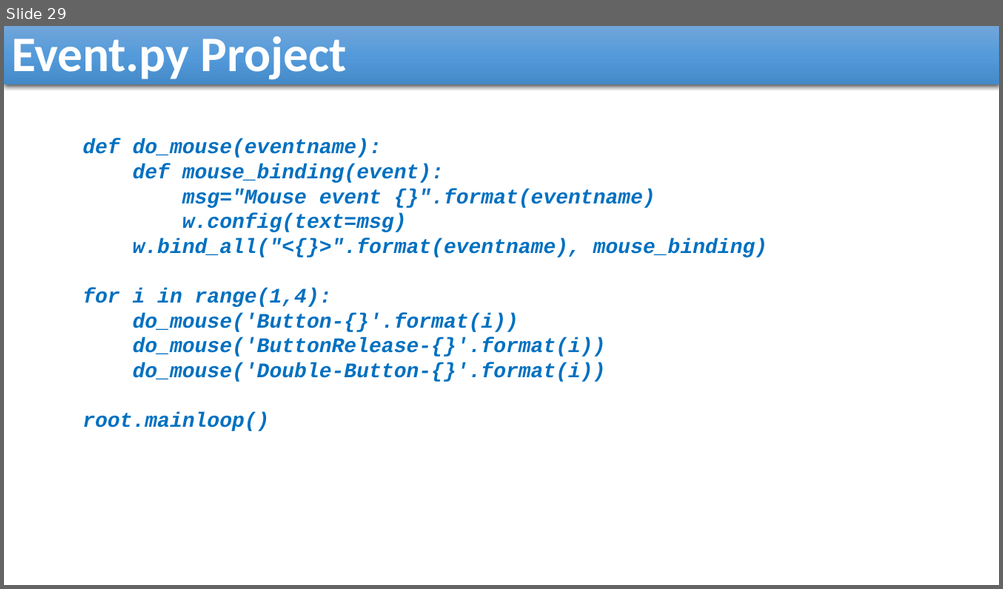
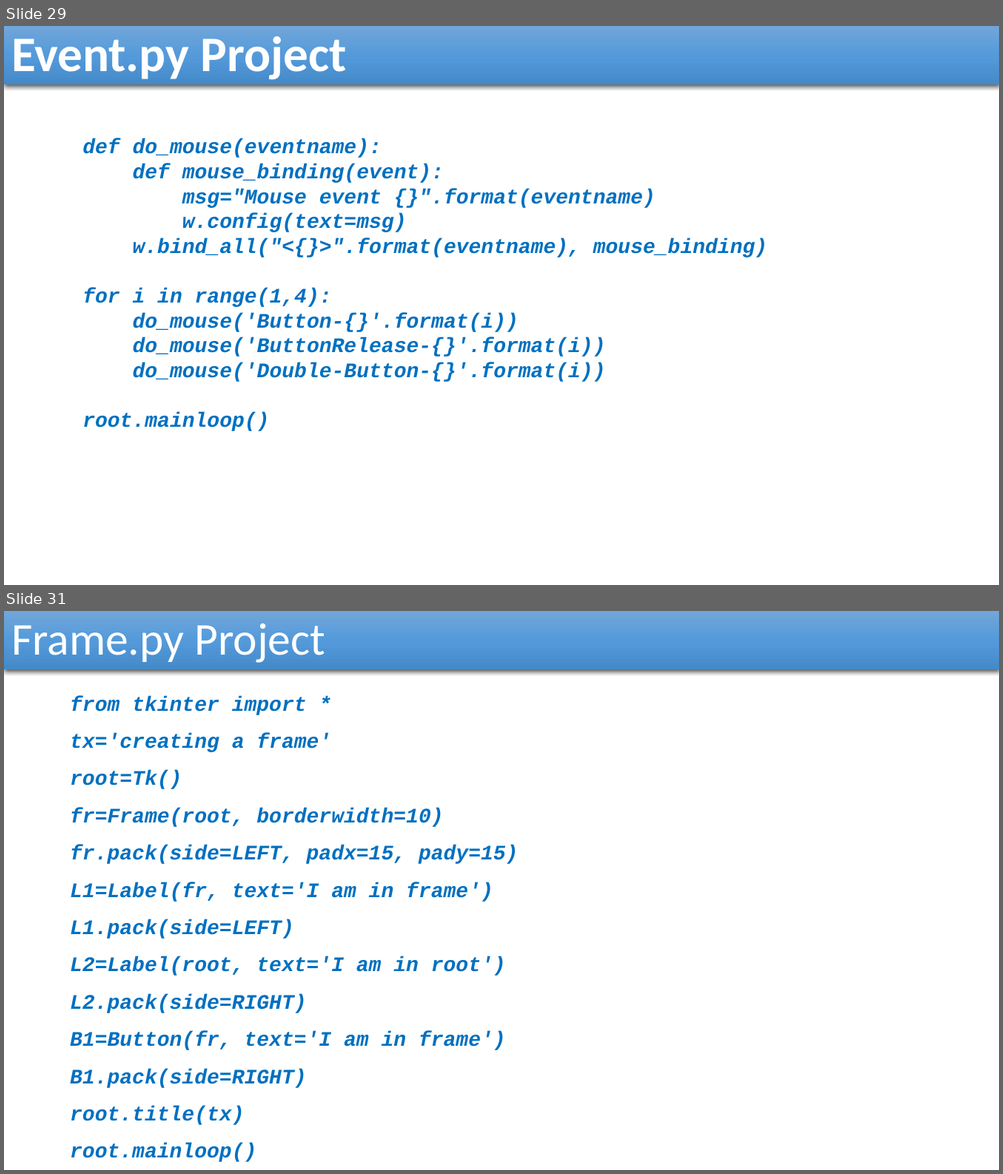
Before and after one commit to reza-arjmandi/rpi-course, a slide deck: session5/presentation/Tkinter and PyQT GUI Development.pptx. Shown one above the other, each under a label of ours: slide 29 before the commit, slides 29 and 31 after it; the slides between them are not shown. The pictures are 1003x589 and 1003x1174 pixels, drawn with LibreOffice and Linux fonts; fonts in the diff are those of the drawing. Boxes give left, top, right and bottom in pixels: in the first picture for what was removed or moved away, otherwise in the second. Text is boxed around its words. In the diff, an @@ line names an element or a change of style, - is before the commit and + after.

```diff
--- a/session5/presentation/Tkinter and PyQT GUI Development.pptx
+++ b/session5/presentation/Tkinter and PyQT GUI Development.pptx
@@ slide 31 added at (x1=4, y1=611, x2=999, y2=1170), background #FFFFFF @@
@@ rectangle added at (x1=4, y1=611, x2=999, y2=670), fill gradient #71A6DB to #559BDB to #448ACA, 44 pt, text #FFFFFF @@
+Frame.py Project
@@ text added at (x1=70, y1=696, x2=518, y2=1162), 20 pt, text #0070C0, bold, italic @@
+  from tkinter import *
+  tx='creating a frame'
+  root=Tk()
+  fr=Frame(root, borderwidth=10)
+  fr.pack(side=LEFT, padx=15, pady=15)
+  L1=Label(fr, text='I am in frame')
+  L1.pack(side=LEFT)
+  L2=Label(root, text='I am in root')
+  L2.pack(side=RIGHT)
+  B1=Button(fr, text='I am in frame')
+  B1.pack(side=RIGHT)
+  root.title(tx)
+  root.mainloop()
```
Also in this commit, not shown: 33 other slides added, 1 other file.
